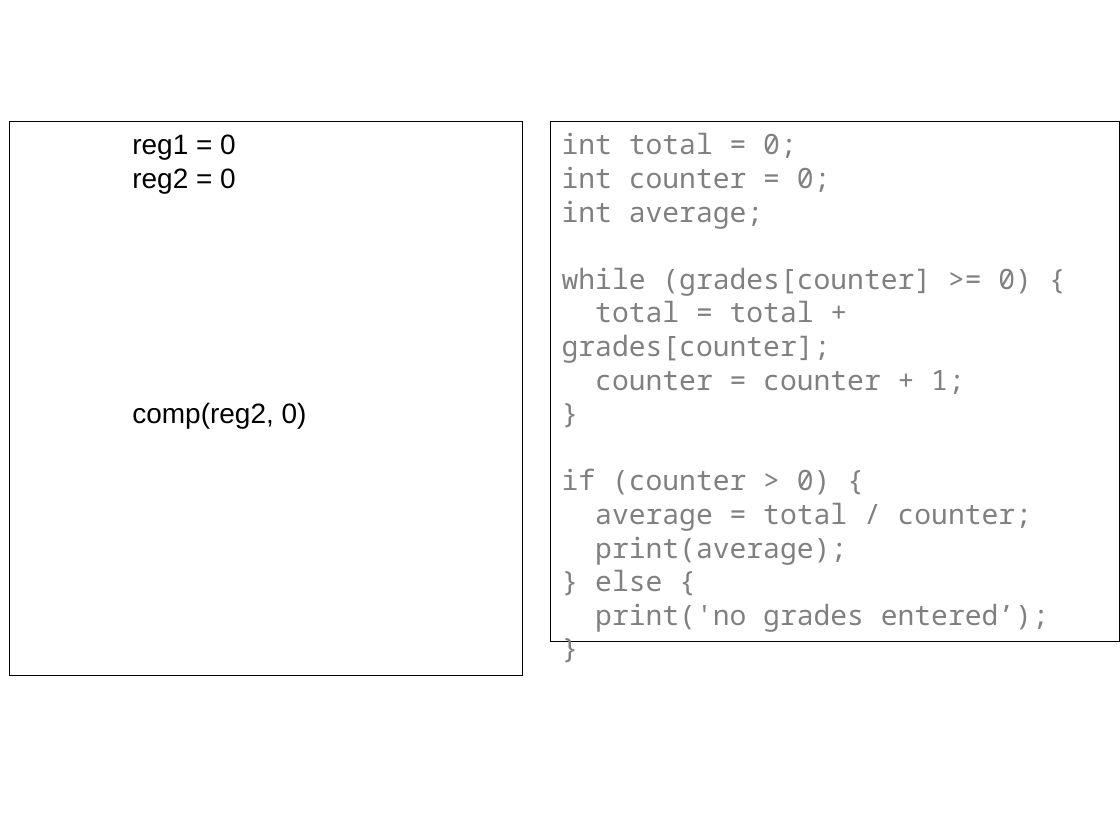
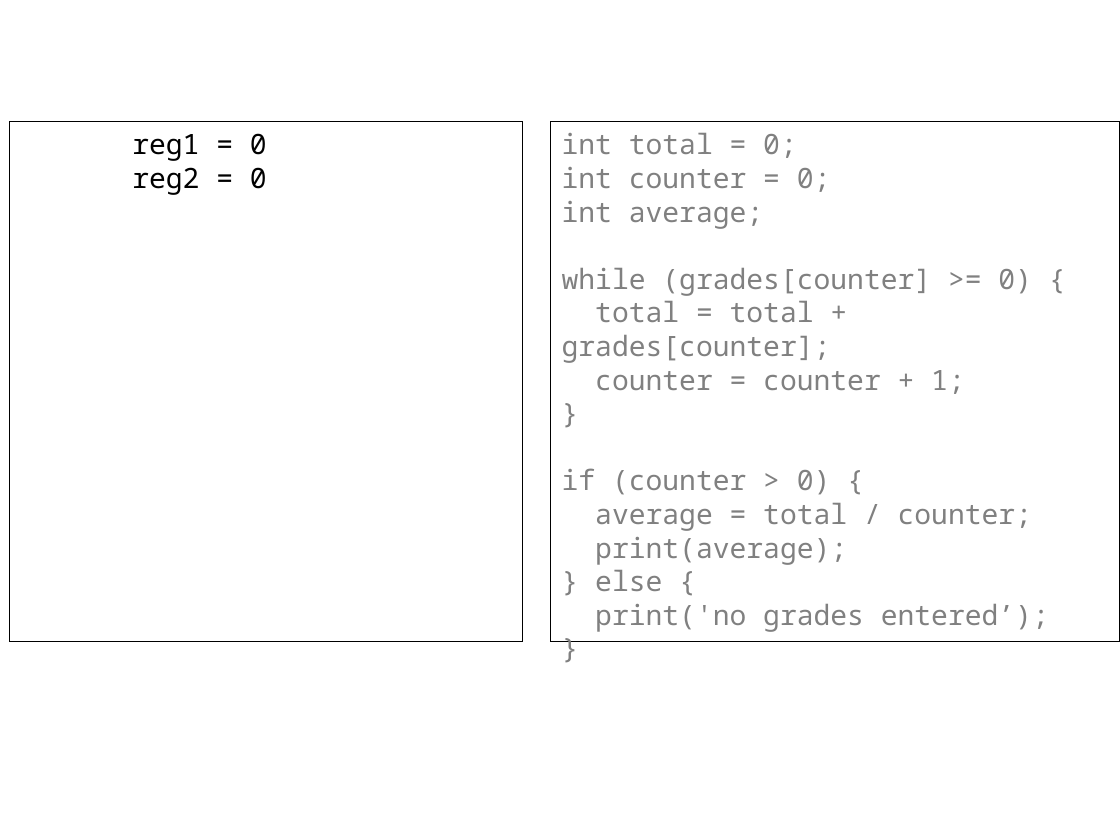
Before and after one commit to pdownen/pdownen.github.io, a slide deck: slide 11 of courses/26F/Assembly/notes/01a_intro.pptx. Drawn at 1120x840 pixels with LibreOffice and Linux fonts; fonts in the diff are those of the drawing; background and template pictures are left out. Boxes give left, top, right and bottom in pixels: in the first picture for what was removed or moved away, otherwise in the second. Text is boxed around its words. In the diff, an @@ line names an element or a change of style, - is before the commit and + after.

```diff
--- a/courses/26F/Assembly/notes/01a_intro.pptx
+++ b/courses/26F/Assembly/notes/01a_intro.pptx
@@ rectangle "reg1 = 0": place and size @@
-rectangle "reg1 = 0" at [9,121,522,675]
+rectangle "reg1 = 0" at [9,121,522,641]
@@ rectangle "reg1 = 0" at [9,121,522,641]: font Arial to Noto Sans Mono @@
@@ text in rectangle at [132,402,307,428]: paragraph removed @@
-comp(reg2, 0)
```
Also in this commit, not shown: 3 other slides changed.
